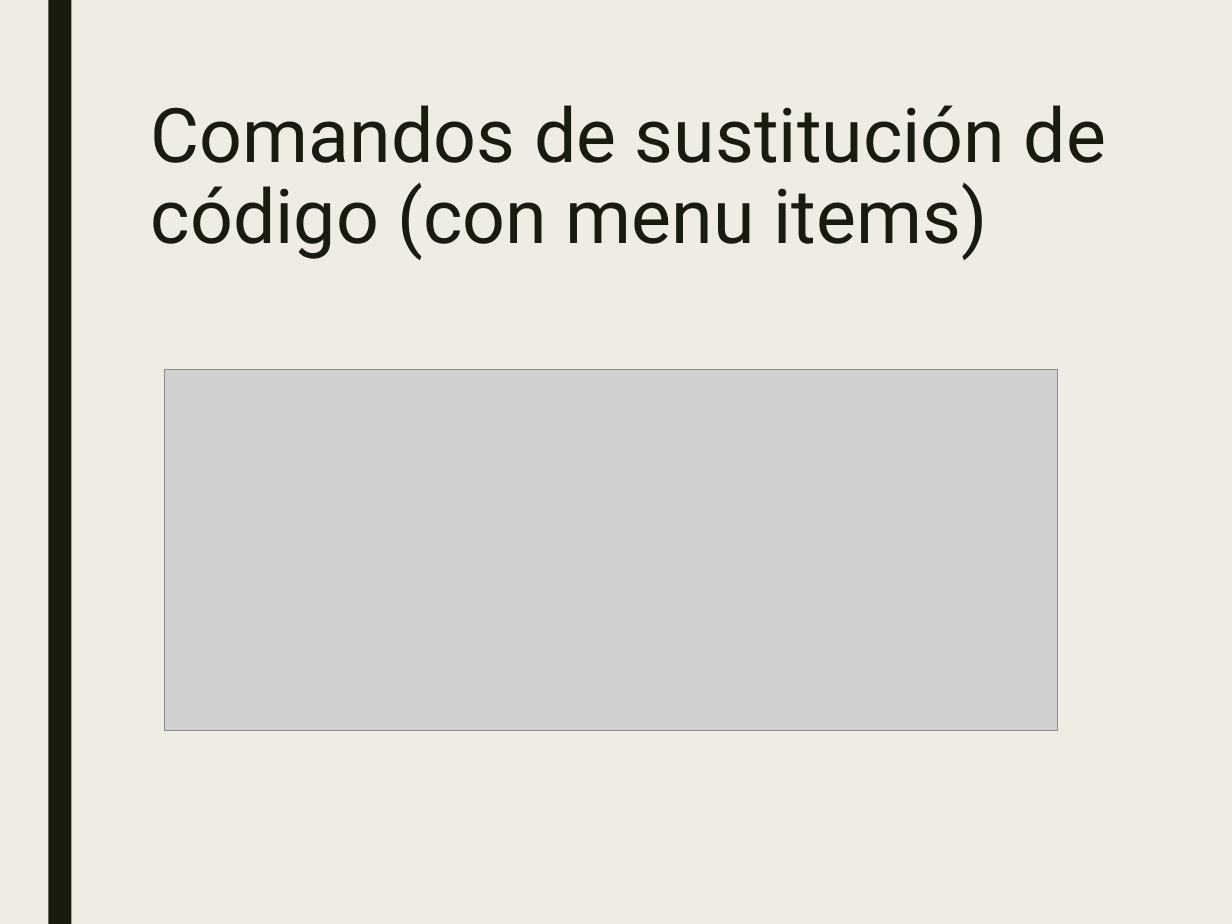
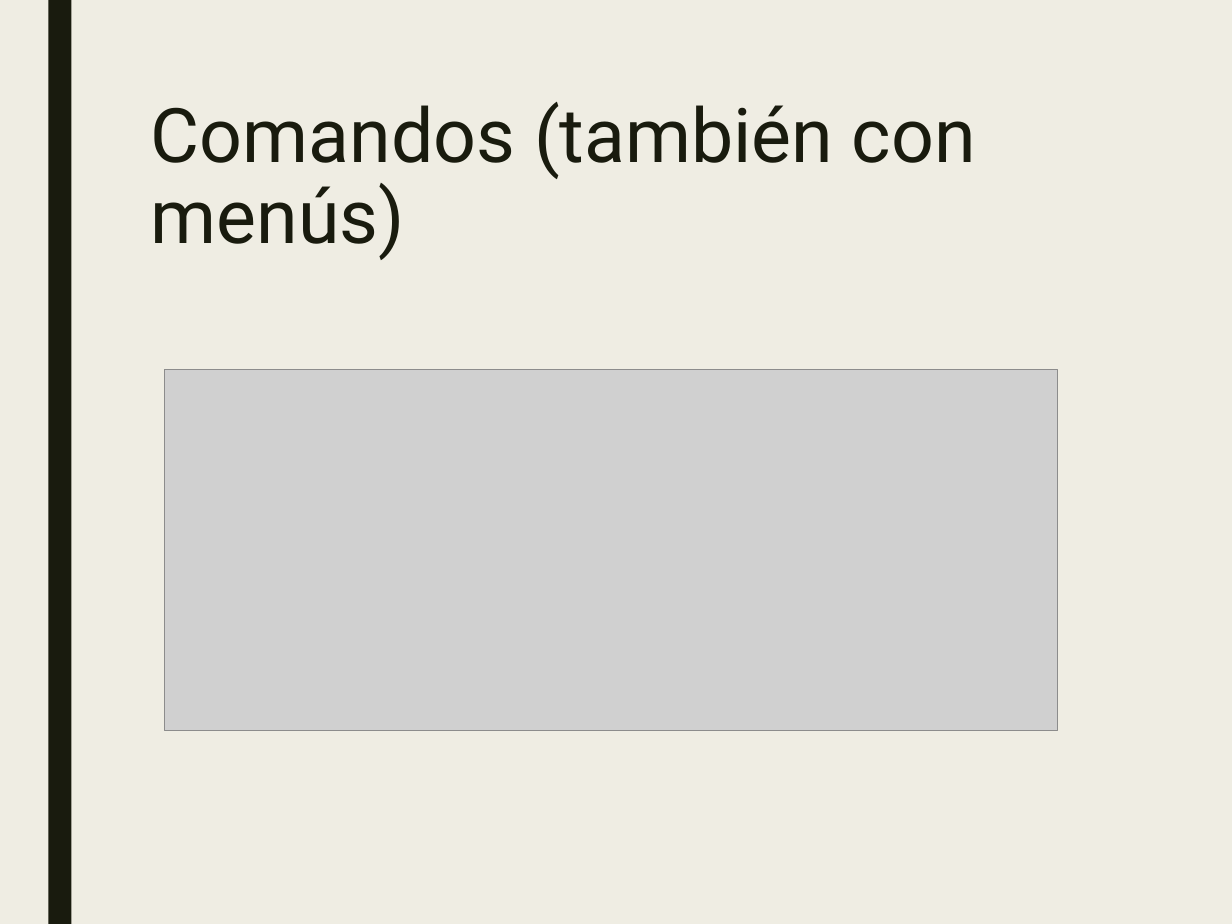
Before and after one commit to JalmarazMartn/dotnetrioja1, a slide deck: slide 34 of VSCODE Extensiones.ppt (slide 32 before the commit). Drawn at 1232x924 pixels with LibreOffice and Linux fonts; fonts in the diff are those of the drawing; grey boxes stand for pictures. Boxes give left, top, right and bottom in pixels: in the first picture for what was removed or moved away, otherwise in the second. Text is boxed around its words. In the diff, an @@ line names an element or a change of style, - is before the commit and + after.

```diff
--- a/VSCODE Extensiones.ppt
+++ b/VSCODE Extensiones.ppt
@@ title at (151, 102, 976, 260): text changed @@
-Comandos de sustitución de código (con menu items)
+Comandos (también con menús)
```
Also in this commit, not shown: 6 other slides changed, 9 slides added, 2 slides removed, 2 other files.
